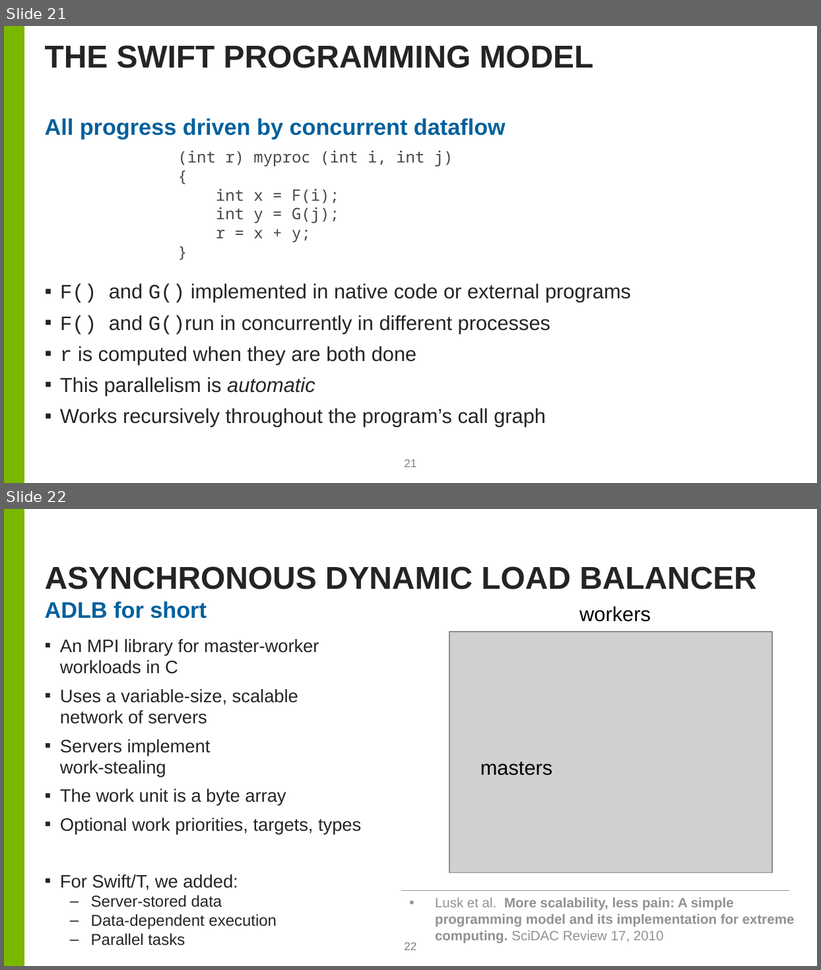
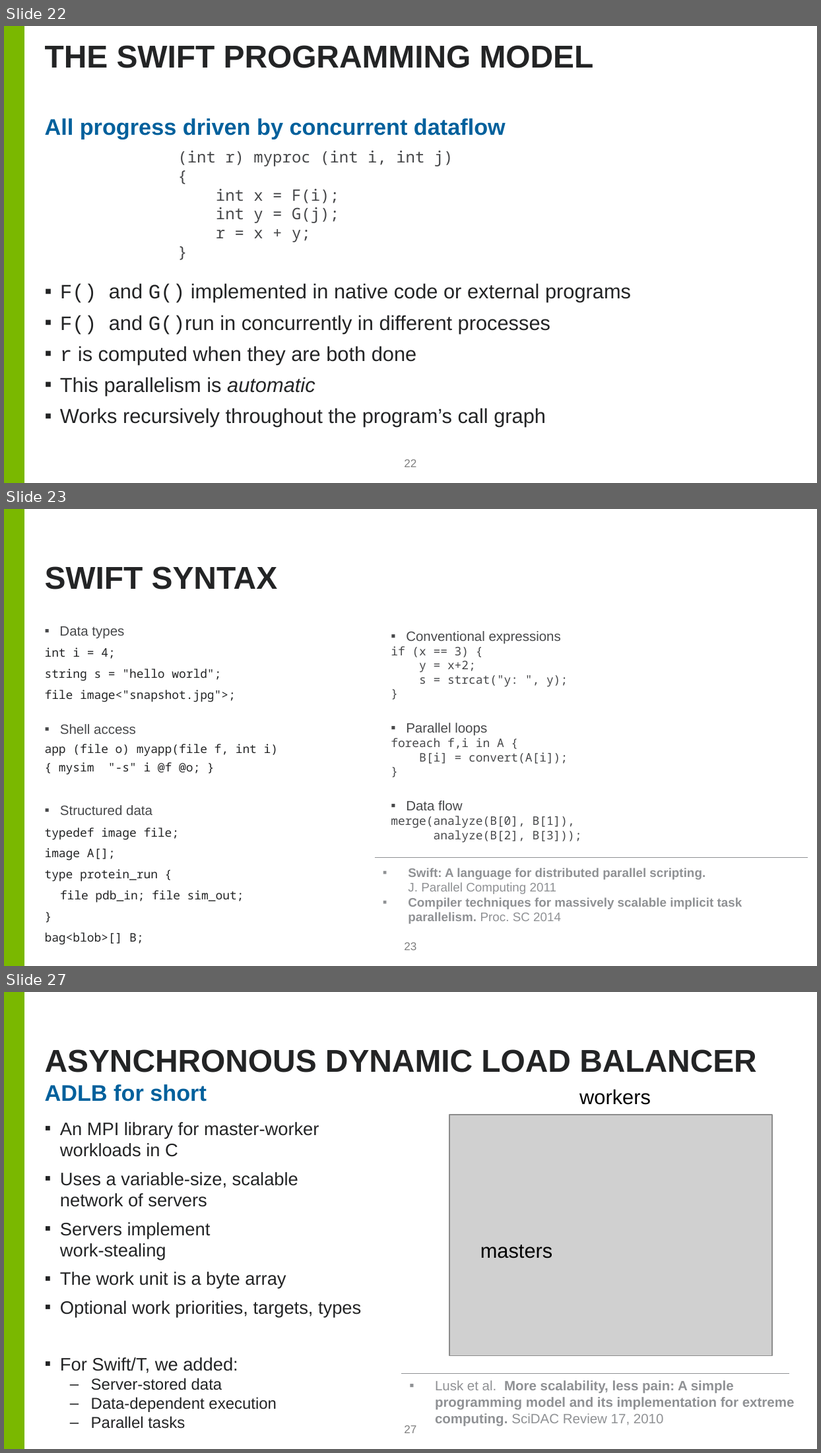
Before and after one commit to ECP-CANDLE/Tutorials, a slide deck: 2019/ECP/06.HPO/hpo.pptx. Shown one above the other, each under a label of ours: slides 21 and 22 before the commit, slides 22, 23 and 27 after it; the slides between them are not shown. The pictures are 821x970 and 821x1453 pixels, drawn with LibreOffice and Linux fonts; fonts in the diff are those of the drawing; grey boxes stand for pictures; background and template pictures are left out. Boxes give left, top, right and bottom in pixels: in the first picture for what was removed or moved away, otherwise in the second. Text is boxed around its words. In the diff, an @@ line names an element or a change of style, - is before the commit and + after.

```diff
--- a/2019/ECP/06.HPO/hpo.pptx
+++ b/2019/ECP/06.HPO/hpo.pptx
@@ slide 23 added at [4,509,817,966], background #FFFFFF; not listed: 1 template element that a slide beside it also shows @@
@@ title added at [45,566,278,590], 28 pt, text #232425, bold @@
+SWIFT SYNTAX
@@ text added at [45,626,278,945], 10.5 pt, text #232425 @@
+▪ Data types
+int i = 4;
+string s = "hello world";
+file image<"snapshot.jpg">;
+▪ Shell access
+app (file o) myapp(file f, int i)
+{ mysim "-s" i @f @o; }
+▪ Structured data
+typedef image file;
+image A[];
+type protein_run {
+file pdb_in; file sim_out;
+}
+bag<blob>[] B;
@@ text added at [391,631,582,843], 10.5 pt, text #47484A @@
+▪ Conventional expressions
+if (x == 3) {
+y = x+2;
+s = strcat("y: ", y);
+}
+▪ Parallel loops
+foreach f,i in A {
+B[i] = convert(A[i]);
+}
+▪ Data flow
+merge(analyze(B[0], B[1]),
+analyze(B[2], B[3]));
@@ line added from (375, 858) to (808, 858), #8F9194 0.5 pt @@
@@ text added at [408,868,743,924], 11 pt, text #8F9194, bold @@
+▪ Swift: A language for distributed parallel scripting.
+  J. Parallel Computing 2011
+▪ Compiler techniques for massively scalable implicit task parallelism. Proc. SC 2014
@@ page number added at [404,943,416,951], 10 pt, text #808080 @@
+23
@@ what was slide 21 is now slide 22 @@
@@ page number at [404,460,416,468]: text changed @@
-21
+22
@@ what was slide 22 is now slide 27 @@
@@ page number at [404,1426,416,1434]: text changed @@
-22
+27
```
Also in this commit, not shown: 5 slides changed, 4 other slides added, 3 slides removed.
